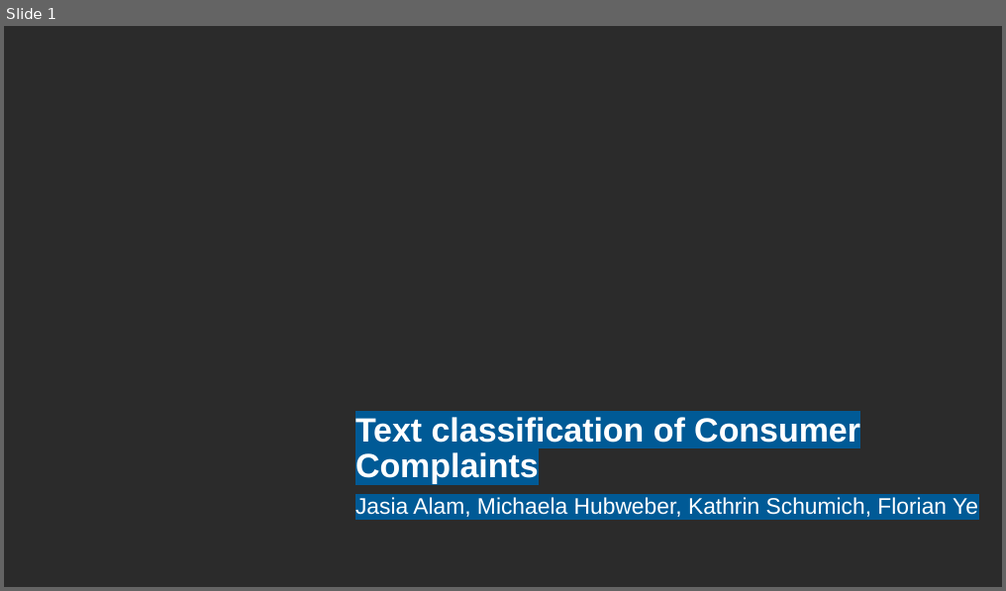
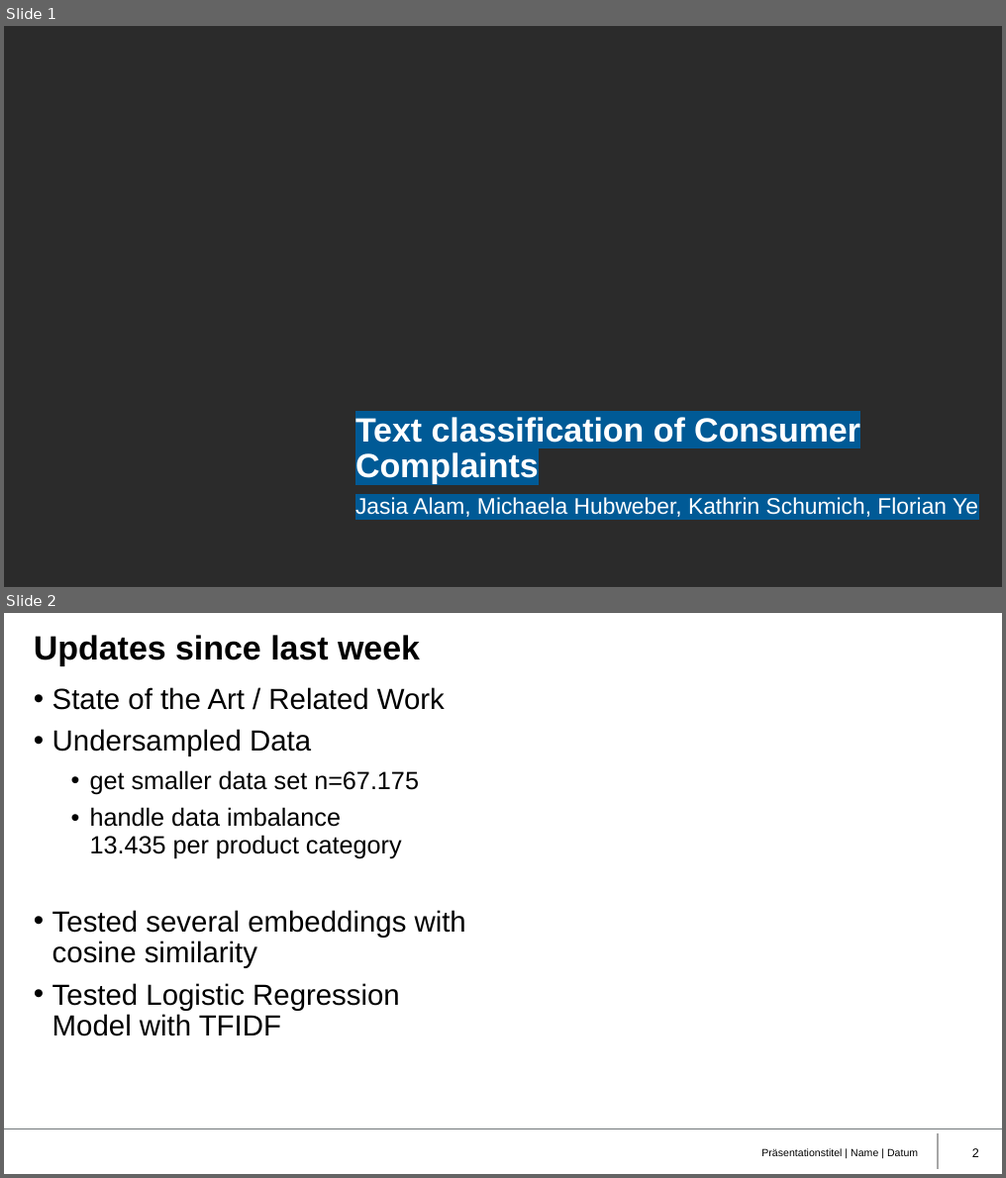
Before and after one commit to JasiaAlam/MDS_NLP, a slide deck: NLP2_Consumer_Complaint.pptx. Shown one above the other, each under a label of ours: slide 1 before the commit, slides 1 and 2 after it. The pictures are 1006x591 and 1006x1178 pixels, drawn with LibreOffice and Linux fonts; fonts in the diff are those of the drawing; background and template pictures are left out; a plain dark background stands for a picture behind light text. Boxes give left, top, right and bottom in pixels: in the first picture for what was removed or moved away, otherwise in the second. Text is boxed around its words. In the diff, an @@ line names an element or a change of style, - is before the commit and + after.

Commit message:
update slides

```diff
--- a/NLP2_Consumer_Complaint.pptx
+++ b/NLP2_Consumer_Complaint.pptx
@@ slide 2 added at [4, 613, 1002, 1174], background #FFFFFF @@
@@ title added at [34, 635, 420, 665], 24.3 pt, text #000000, bold @@
+Updates since last week
@@ text added at [53, 687, 466, 1037], 21 pt, text #000000 @@
+• State of the Art / Related Work
+• Undersampled Data
+  • get smaller data set n=67.175
+  • handle data imbalance
+    13.435 per product category
+• Tested several embeddings with cosine similarity
+• Tested Logistic Regression Model with TFIDF
@@ line added from (4, 1129) to (1002, 1129), #72777A 1 pt @@
@@ line added from (938, 1133) to (938, 1169), #A6A6A6 1 pt @@
@@ text added at [761, 1149, 918, 1157], 7.5 pt, text #000000 @@
+Präsentationstitel | Name | Datum
@@ page number added at [972, 1149, 979, 1157], 9 pt, text #000000 @@
+2
```
Also in this commit, not shown: 6 other slides added.
